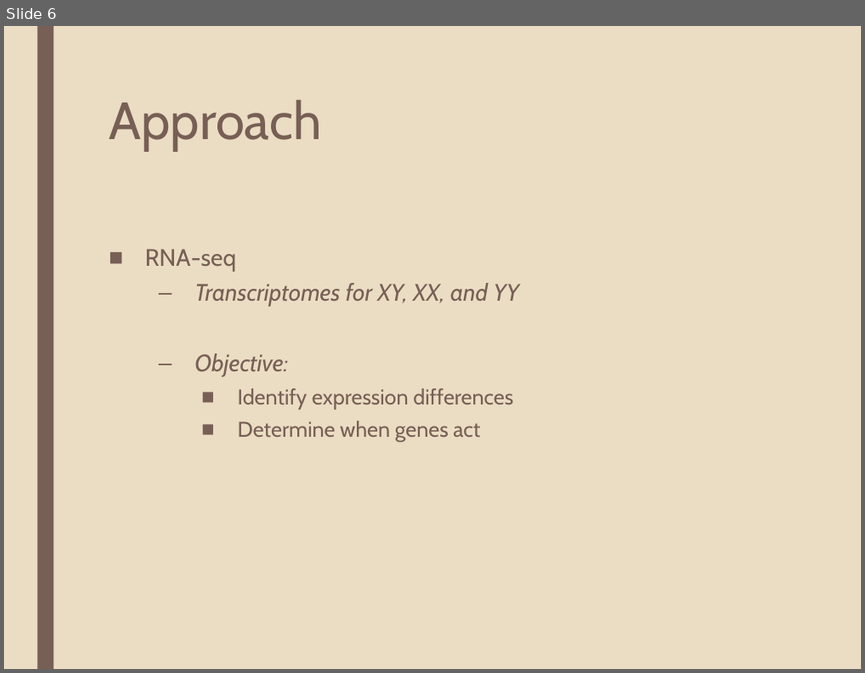
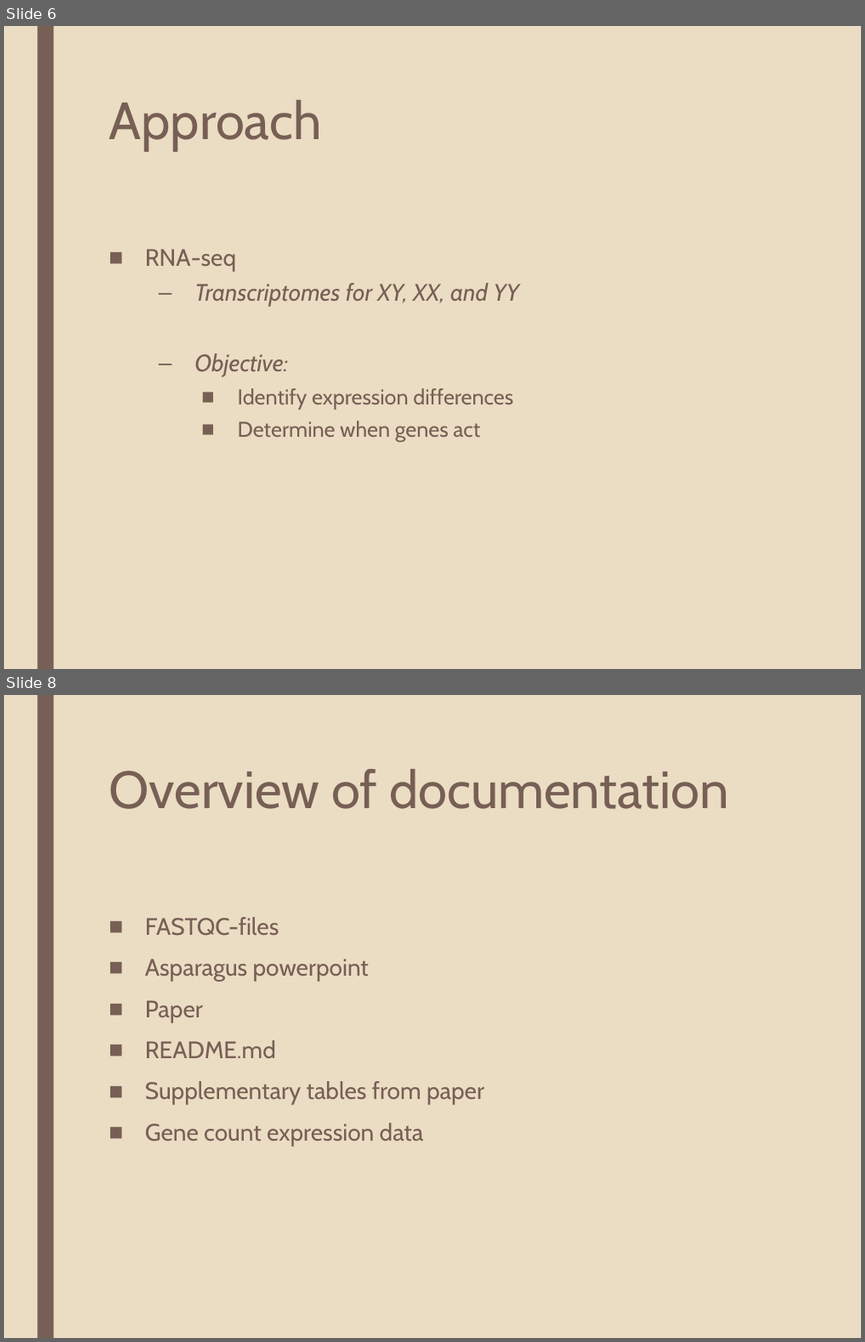
Before and after one commit to katholan/BCB546X-Spring2017_Valerin_final_project, a slide deck: asparagus.pptx. Shown one above the other, each under a label of ours: slide 6 before the commit, slides 6 and 8 after it; the slides between them are not shown. The pictures are 865x673 and 865x1342 pixels, drawn with LibreOffice and Linux fonts; fonts in the diff are those of the drawing. Boxes give left, top, right and bottom in pixels: in the first picture for what was removed or moved away, otherwise in the second. Text is boxed around its words. In the diff, an @@ line names an element or a change of style, - is before the commit and + after.

```diff
--- a/asparagus.pptx
+++ b/asparagus.pptx
@@ slide 8 added at box(4, 695, 861, 1338), background #EBDDC3; not listed: 1 template element that a slide beside it also shows @@
@@ title added at box(109, 769, 729, 809), 44 pt, text #775F55 @@
+Overview of documentation
@@ text added at box(145, 917, 484, 1145), 20 pt, text #775F55 @@
+■ FASTQC-files
+■ Asparagus powerpoint
+■ Paper
+■ README.md
+■ Supplementary tables from paper
+■ Gene count expression data
```
Also in this commit, not shown: 3 other slides added.
